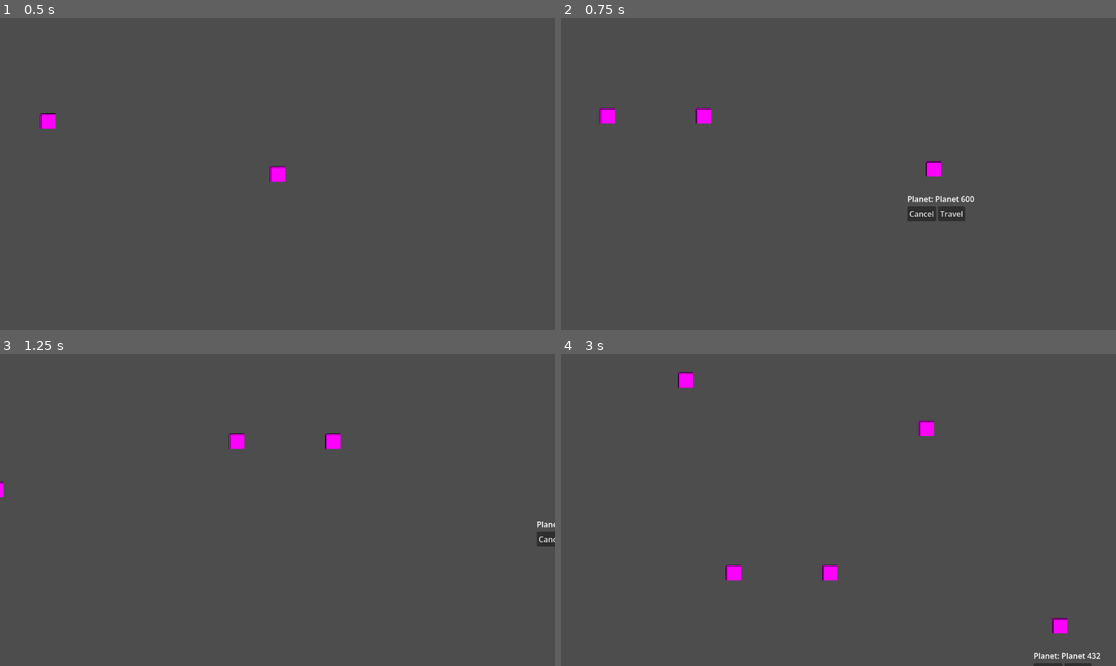
Above: before the commit, frames 1-4 (two rows, left to right).
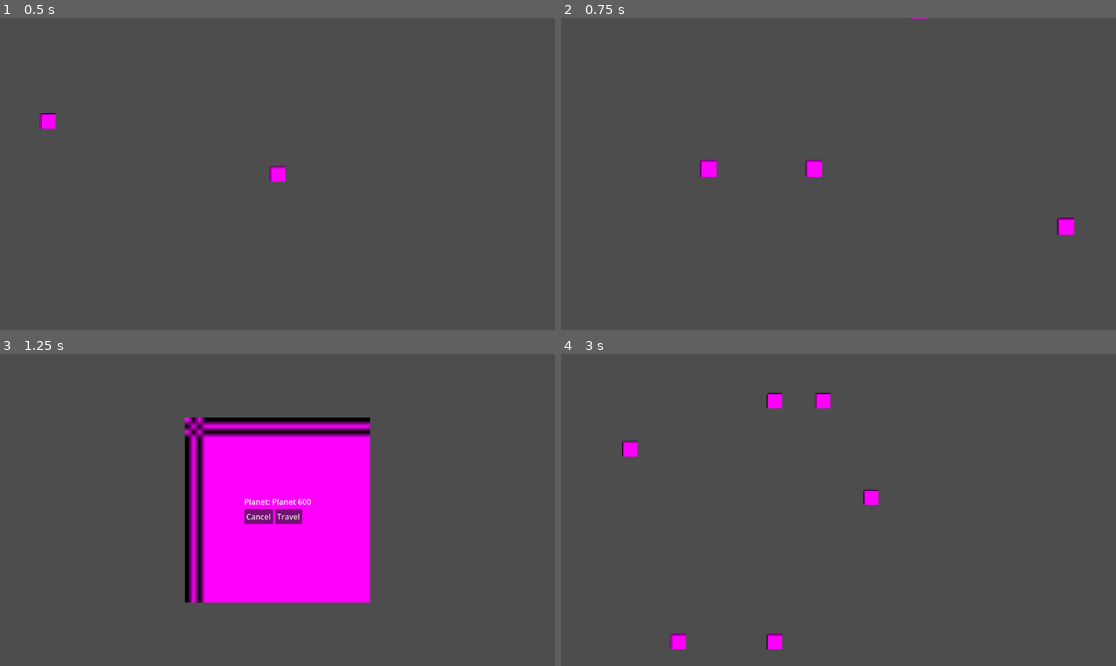
Above: after the commit, the same moments.

Repository: emilierummer/procedural-planets
Game: Godot game, scene res://PlanetMap/PlanetMap.tscn
Two runs of this game, one before a commit and one after it. Both use one fixed random seed, a clock stepped at 60 frames per second and the inputs below. The project has no main scene, so this scene is started directly.
Inputs (mouse positions are in pixels of both pictures, inside the frame that each line leads up to):
- Up to frame 1 (0.5 s): no input
- Up to frame 2 (0.75 s): tap Enter at 0.5 s; drag from (610, 120) to (894, 105) at 0.52 s
- Up to frame 3 (1.25 s): no input
- Up to frame 4 (3 s): click "Cancel" at 1.25 s; drag from (799, 441) to (810, 572) at 2.02 s; tap Space at 2.75 s; move the mouse to (572, 619) at 2.77 s; hold D (MoveRight) from 2.78 s (still down); click (572, 619) at 2.92 s

Frame 1 is identical in both runs. In frame 2, 1.5% of the frame differs, in the area x 6-93%, y 0-70%; in frame 3, 20%, in the area x 0-100%, y 20-80%; in frame 4, 1.8%.

Commit message:
feat: animate planet focus
Co-authored-by: Copilot <copilot@github.com>

Diff:
--- a/PlanetMap/PlanetMap.tscn
+++ b/PlanetMap/PlanetMap.tscn
@@ -15,14 +15,19 @@
 position = Vector2(601, 286)
 texture = SubResource("PlaceholderTexture2D_8jfyb")
 
-[node name="PlanetInfo" parent="." unique_id=2088689581 instance=ExtResource("3_mr1mo")]
+[node name="CanvasLayer" type="CanvasLayer" parent="." unique_id=788076910]
+
+[node name="PlanetInfo" parent="CanvasLayer" unique_id=2088689581 instance=ExtResource("3_mr1mo")]
+unique_name_in_owner = true
 visible = false
-anchors_preset = 0
-anchor_right = 0.0
-anchor_bottom = 0.0
-offset_left = 547.0
-offset_top = 337.0
-offset_right = 667.0
-offset_bottom = 395.0
-grow_horizontal = 1
-grow_vertical = 1
+anchors_preset = 8
+anchor_left = 0.5
+anchor_top = 0.5
+anchor_right = 0.5
+anchor_bottom = 0.5
+offset_left = -60.0
+offset_top = -29.0
+offset_right = 60.0
+offset_bottom = 29.0
+
+[connection signal="close_planet_info" from="CanvasLayer/PlanetInfo" to="." method="_on_close_planet_info"]
--- a/PlanetMap/planet_info.gd
+++ b/PlanetMap/planet_info.gd
@@ -1,6 +1,7 @@
 extends VBoxContainer
 
 signal start_travel(destination: Planet)
+signal close_planet_info()
 
 var current_planet: Planet = null
 
@@ -9,10 +10,11 @@
 
 func _on_cancel_button_pressed():
     self.hide()
+    close_planet_info.emit()
 
 
 func _on_travel_button_pressed():
-    emit_signal("start_travel", current_planet)
+    start_travel.emit(current_planet)
 
 
 func update_planet_info(planet: Planet):
--- a/PlanetMap/planet_map.gd
+++ b/PlanetMap/planet_map.gd
@@ -5,14 +5,18 @@
 const MAX_CAMERA_ZOOM = 12.0
 const MIN_CAMERA_ZOOM = 0.3
 const DEFAULT_CAMERA_SPEED = 100
+const TWEEN_DURATION = 0.5
 
 
-@onready var PlanetInfo = $PlanetInfo
+@onready var PlanetInfo = %PlanetInfo
 @onready var Camera: Camera2D = $Camera
 
 
 ## Stores currently visible planet nodes in the scene. The key is a string `x_y` for the planet's position
 var visible_planets: Dictionary[String, Planet] = {}
+
+## Tracks whether the planet info panel is currently open, used to disable movement and planet clicking when open
+var focused_planet: bool = false
 
 ## Adds a planet node to the scene for the given planet data and stores it in visible_planets
 func _add_visible_planet(planet_data: Planet) -> void:
@@ -45,6 +49,8 @@
 
 
 func _unhandled_input(event):
+	if focused_planet:
+		return # Don't allow movement or planet clicking when a planet is focused
 	if event is InputEventScreenDrag:
 		Camera.global_position -= event.relative / Camera.zoom.x # Adjust drag speed based on zoom level
 	if event is InputEventMagnifyGesture:
@@ -57,6 +63,8 @@
 
 
 func _process(delta):
+	if focused_planet:
+		return # Don't allow movement or planet clicking when a planet is focused
 	var camera_speed = 8 * DEFAULT_CAMERA_SPEED / Camera.zoom.x # Adjust speed based on zoom level
 	if Input.is_action_pressed("MoveUp"):
 		Camera.global_position.y -= camera_speed * delta
@@ -69,4 +77,20 @@
 
 
 func _on_planet_clicked(planet: Planet):
+	if focused_planet:
+		return # Don't allow clicking another planet when one is already focused
+	focused_planet = true
+	# Smoothly move camera to planet position and zoom in
+	var camera_tween = get_tree().create_tween()
+	camera_tween.set_trans(Tween.TRANS_EXPO).set_ease(Tween.EASE_OUT).tween_property(Camera, "global_position", planet.position, TWEEN_DURATION)
+	camera_tween.set_trans(Tween.TRANS_EXPO).set_ease(Tween.EASE_IN).parallel().tween_property(Camera, "zoom", Vector2(MAX_CAMERA_ZOOM, MAX_CAMERA_ZOOM), TWEEN_DURATION)
+	await camera_tween.finished
 	PlanetInfo.update_planet_info(planet)
+
+
+func _on_close_planet_info():
+	# Called when the planet info panel is closed, used to re-enable movement and planet clicking
+	focused_planet = false
+	# Smoothly reset camera zoom
+	var camera_tween = get_tree().create_tween()
+	camera_tween.set_trans(Tween.TRANS_EXPO).set_ease(Tween.EASE_OUT).tween_property(Camera, "zoom", Vector2(1, 1), TWEEN_DURATION)
